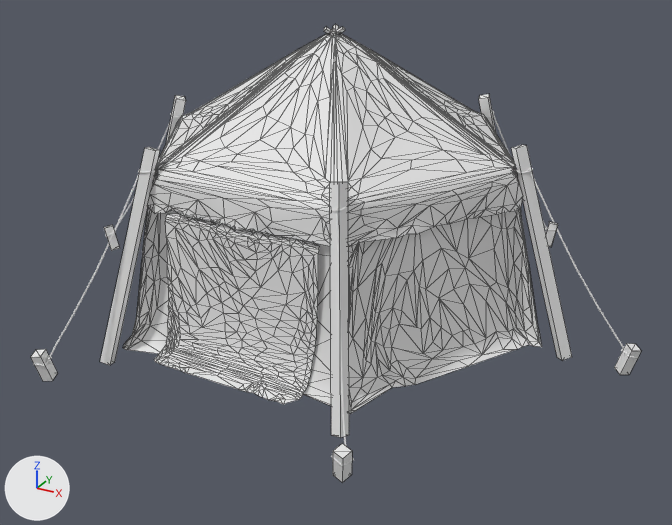
Two versions of the FBX model Assets/_Root/Models/Environment/EvilYurt/EvilYurt.fbx, one commit apart.
Rendered twice from a 50 mm camera at (7.23, -13.09, 7.17) aimed at (0.28, -0.46, 0.85). The lights are fixed; the arrows at lower left show +X, +Y and +Z. The older version comes first. Mesh edges are drawn as thin lines on the coarser meshes. Materials are left out; every surface is plain grey. Where no turn or scale is listed for an object, it has been applied to the vertices.

Objects in the first picture: 'YurtDoor', 'YurtRoof', 'YurtRope', 'YurtSides', 'YurtSupports'.
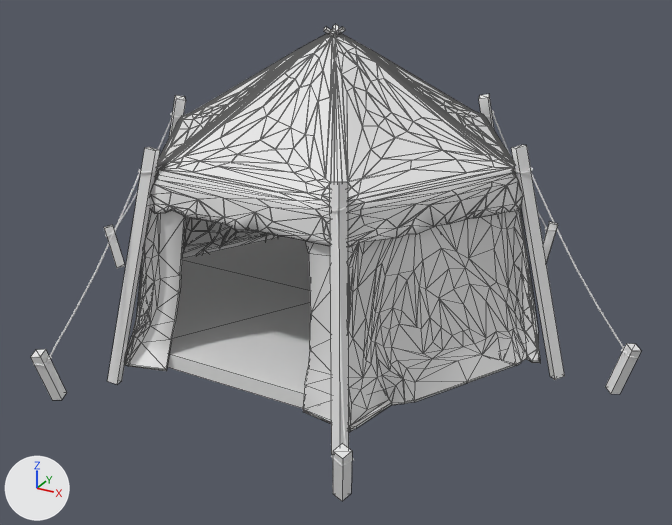
Boxes [x1, y1, x2, y2] around the edits, measured in the pictures (672 x 525 px; the box of a moved part takes in the faces that stretch with it):
'YurtSides', reshaped (7% taller): before [123, 168, 542, 414]; after [125, 168, 540, 432]
'YurtDoor', deleted: before [154, 214, 319, 404]
'YurtGround', added: after [167, 236, 390, 408]
'YurtSupports', reshaped: before [31, 24, 641, 482]; after [31, 24, 641, 501]
part 1 of me_yurtsupports, moved or reshaped (mostly hidden): [324, 24, 344, 36] in both
part 2 of me_yurtsupports, moved or reshaped: before [31, 97, 186, 381]; after [31, 97, 186, 400]
part 3 of me_yurtsupports, moved or reshaped: before [330, 102, 631, 482]; after [330, 102, 632, 501]
part 4 of me_cylinder_013, reshaped: before [123, 269, 542, 414]; after [125, 218, 540, 432]

The change, as a diff of the scene's bpy script:
```diff
--- a/Assets/_Root/Models/Environment/EvilYurt/EvilYurt.fbx.py
+++ b/Assets/_Root/Models/Environment/EvilYurt/EvilYurt.fbx.py
@@ me_cylinder_013 @@
 # used by ob_yurtsides; location = (0.0, 0.0, 0.0)
-me_cylinder_013.from_pydata(...)  # 784 vertices, 1487 faces; spans x -3.83..3.81, y -3.38..3.31, z -0.01..2.82
+me_cylinder_013.from_pydata(...)  # 1626 vertices, 3111 faces; spans x -3.83..3.81, y -3.38..3.31, z -0.31..2.82
+# me_cylinder_013 part 4: 117 vertices moved from x -3.83..3.81, y -3.38..3.31, z -0.01..0.15 to x -3.83..3.81, y -3.38..3.31, z -0.27..0.14; 2 vertices removed from x 2.07..3.57, y 0.3..2.91, z 0.01..0.04; 844 vertices added at x -3.83..3.81, y -3.38..3.31, z -0.31..2.79
@@ me_yurtsupports @@
 # used by ob_yurtsupports; location = (0.0, 0.0, 0.0)
-me_yurtsupports.from_pydata(...)  # 192 vertices, 192 faces; spans x -5.31..5.31, y -4.6..4.6, z -0.18..4.7
+me_yurtsupports.from_pydata(...)  # 174 vertices, 168 faces; spans x -5.31..5.31, y -4.6..4.6, z -0.55..4.7
+# me_yurtsupports part 1: 24 vertices moved from x -3.09..3.08, y -2.67..2.68, z 2.61..2.72 to x -2.9..2.93, y -2.53..2.53, z 2.62..2.72; 6 vertices added at x -1.78..1.75, y -1.53..1.53, z 2.75
+# me_yurtsupports part 2: 24 vertices moved from x -5.18..-1.98, y -4.49..4.49, z -0.18..-0.11 to x -5.08..-1.94, y -4.4..4.4, z -0.55..-0.48
+# me_yurtsupports part 3: 24 vertices moved from x 1.98..5.18, y -4.49..4.49, z -0.18..-0.11 to x 1.94..5.08, y -4.4..4.4, z -0.55..-0.48
+# other edits to the shape of me_yurtsupports do not show in these pictures
@@ me_yurtsupports_001 @@
+me_yurtsupports_001.from_pydata(...)  # 9 vertices, 7 faces; spans x -3.48..3.53, y -3.07..3.04, z 2.66..2.91
@@ ob_yurtdoor @@
-ob_yurtdoor = bpy.data.objects.new('YurtDoor', me_yurtdoor1)
-ob_yurtdoor.location = (0.0, 0.0, 0.0)
@@ ob_yurtground @@
+ob_yurtground = bpy.data.objects.new('YurtGround', me_yurtsupports_001)
+ob_yurtground.location = (0.0, 0.0, -2.96)
```
